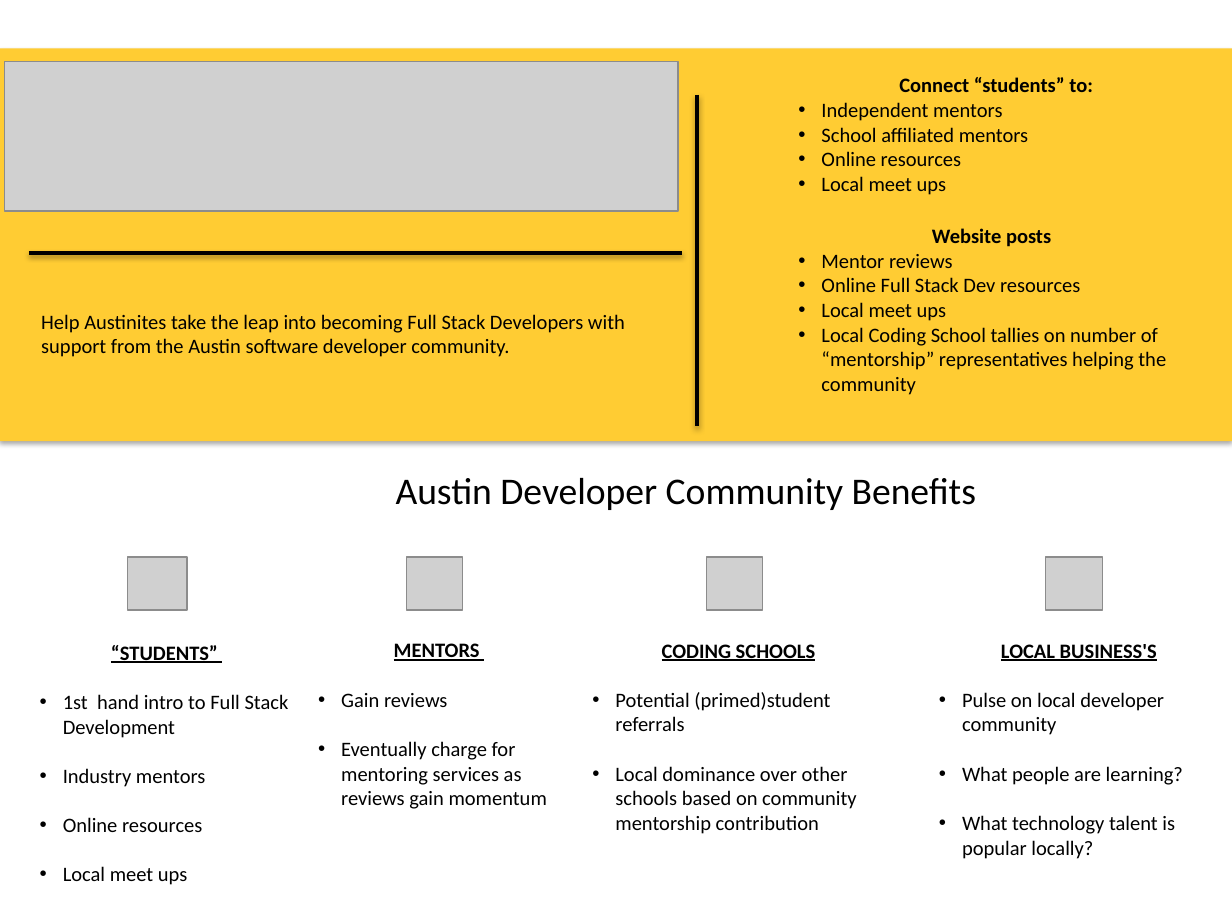
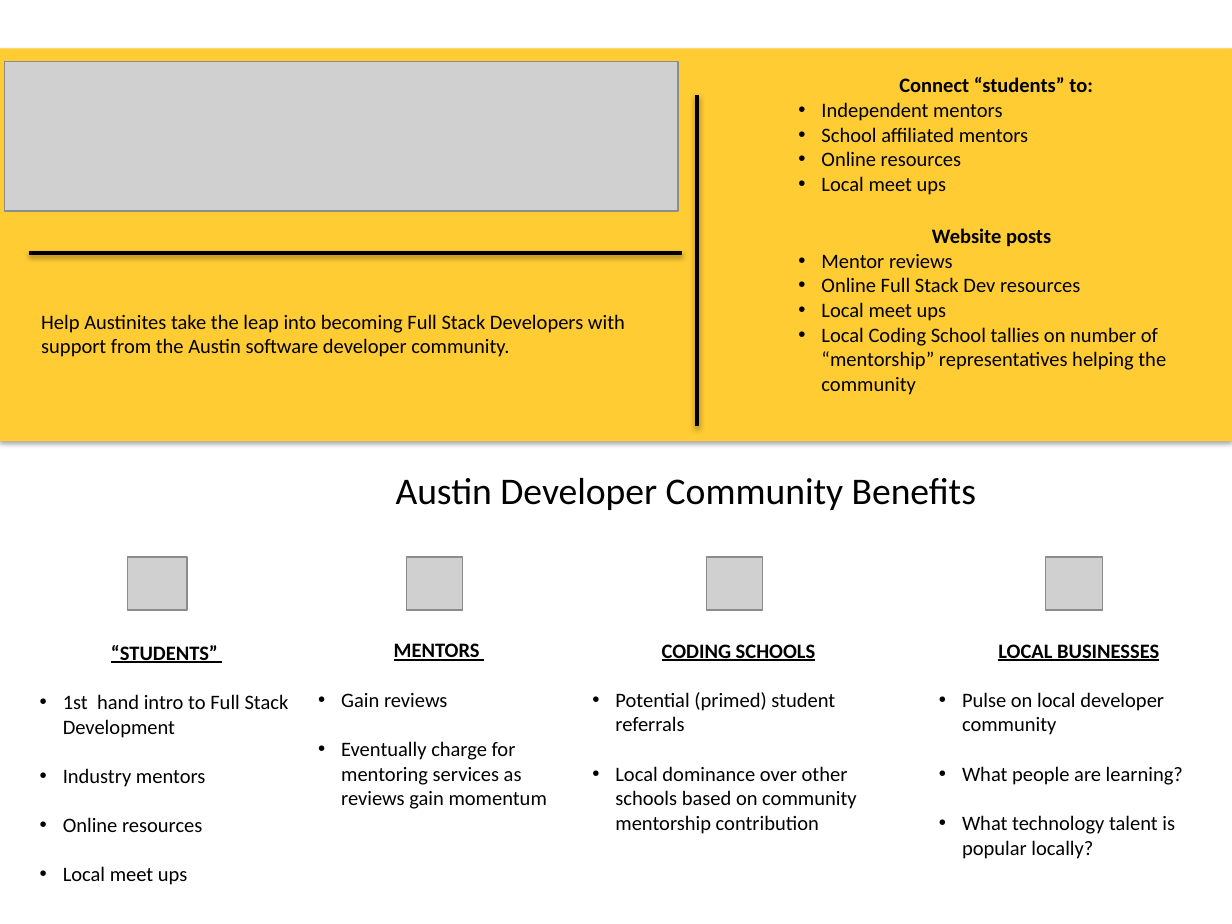
Before and after one commit to Adancode/AJD, a slide deck: slide 1 of presentation/ajd.pptx. Drawn at 1232x924 pixels with LibreOffice and Linux fonts; fonts in the diff are those of the drawing; grey boxes stand for pictures. Boxes give left, top, right and bottom in pixels: in the first picture for what was removed or moved away, otherwise in the second. Text is boxed around its words. In the diff, an @@ line names an element or a change of style, - is before the commit and + after.

Commit message:
fixed typo

```diff
--- a/presentation/ajd.pptx
+++ b/presentation/ajd.pptx
@@ text at (998,644,1159,661): text changed @@
-LOCAL BUSINESS'S
+LOCAL BUSINESSES
@@ text at (615,692,835,731): spaces changed @@
-• Potential (primed)student referrals
+• Potential (primed) student referrals
```
